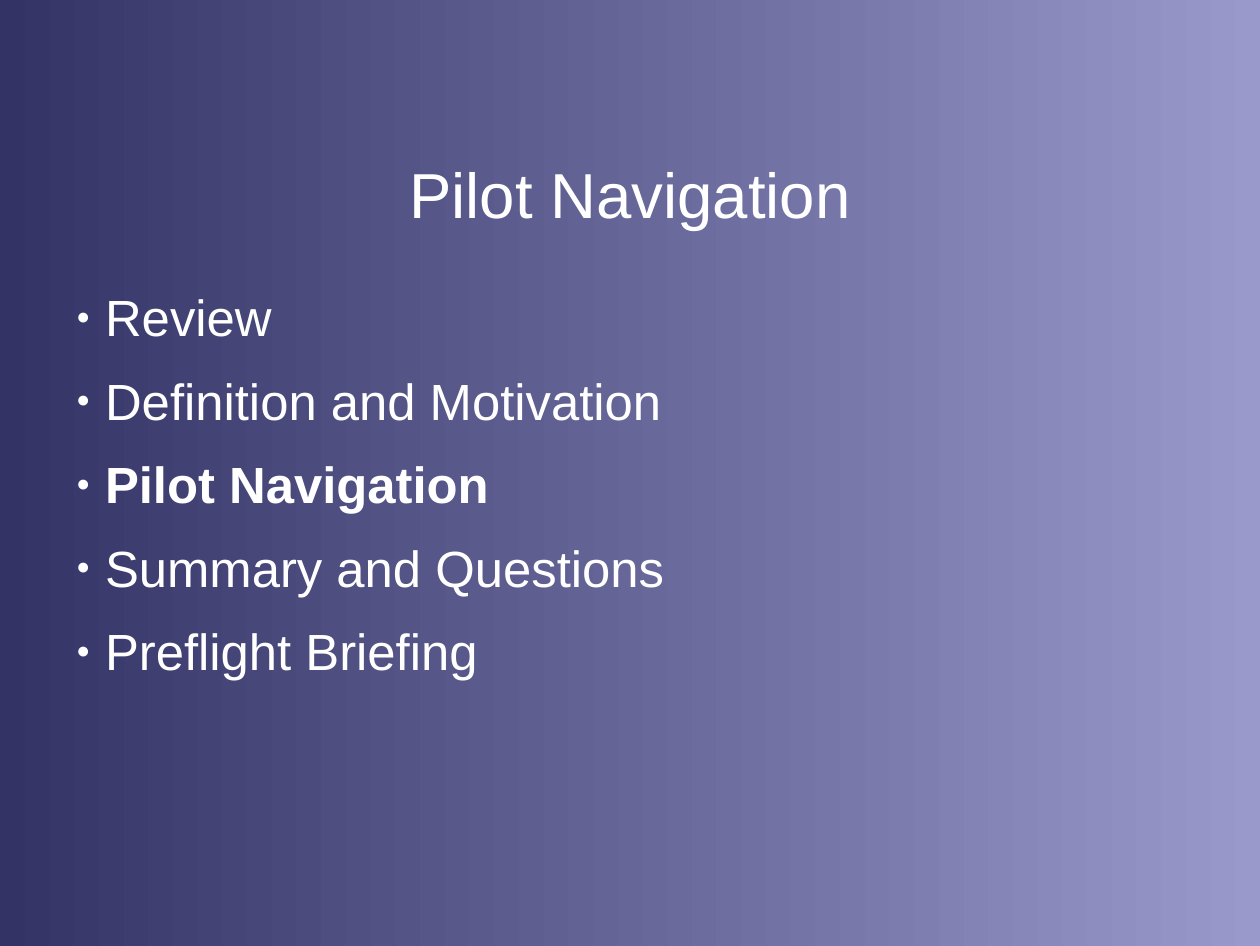
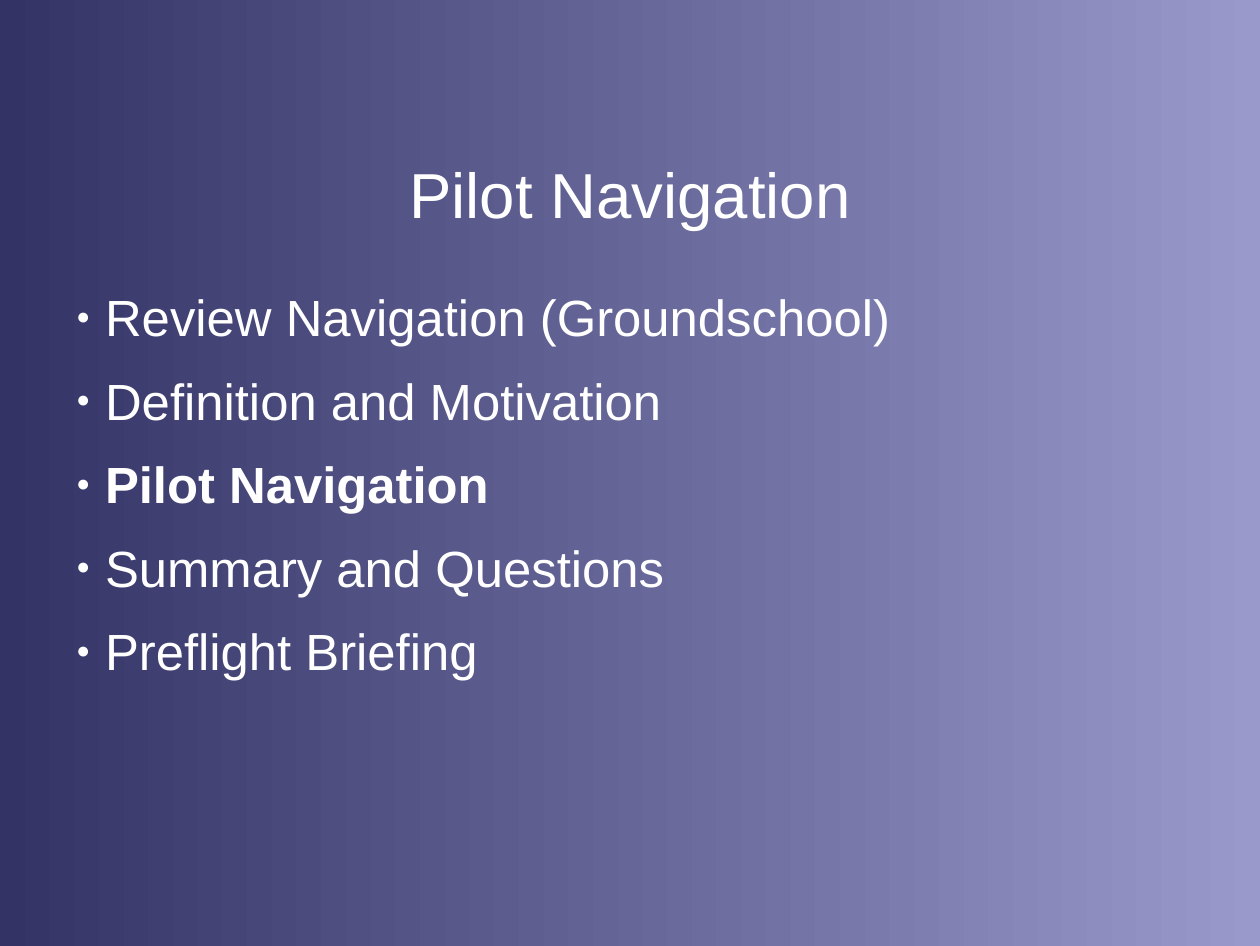
Before and after one commit to stephanheinemann/flight, a slide deck: slide 2 of FI/Navigation/Navigation.odp. Drawn at 1260x946 pixels with LibreOffice and Linux fonts; fonts in the diff are those of the drawing; background and template pictures are left out. Boxes give left, top, right and bottom in pixels: in the first picture for what was removed or moved away, otherwise in the second. Text is boxed around its words. In the diff, an @@ line names an element or a change of style, - is before the commit and + after.

Commit message:
extended navigation presentation

```diff
--- a/FI/Navigation/Navigation.odp
+++ b/FI/Navigation/Navigation.odp
@@ text at (105,299,890,347): text changed @@
-● Review
+● Review Navigation (Groundschool)
```
Also in this commit, not shown: 2 slides added, 2 slides removed, 2 other files.
